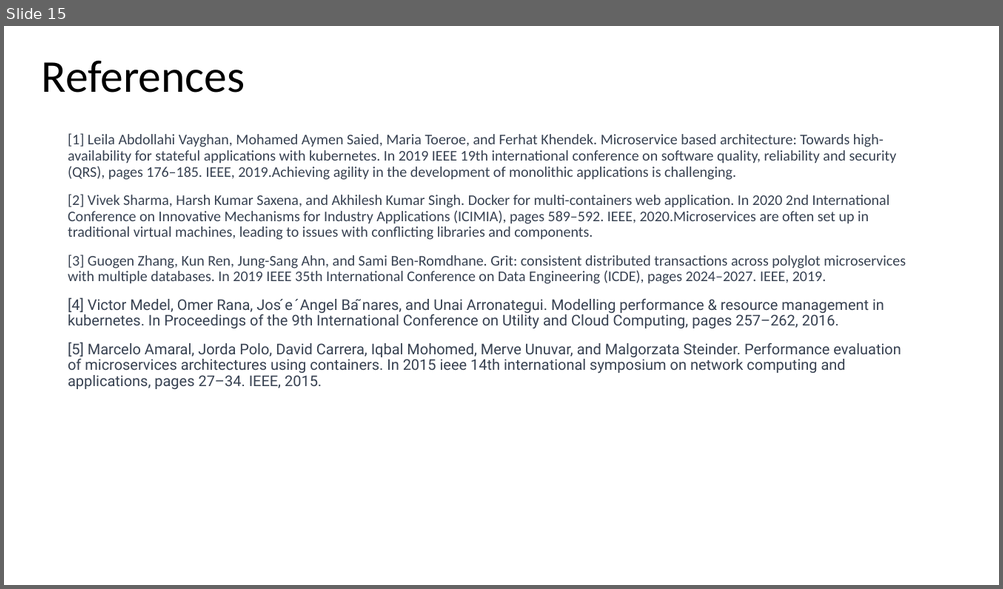
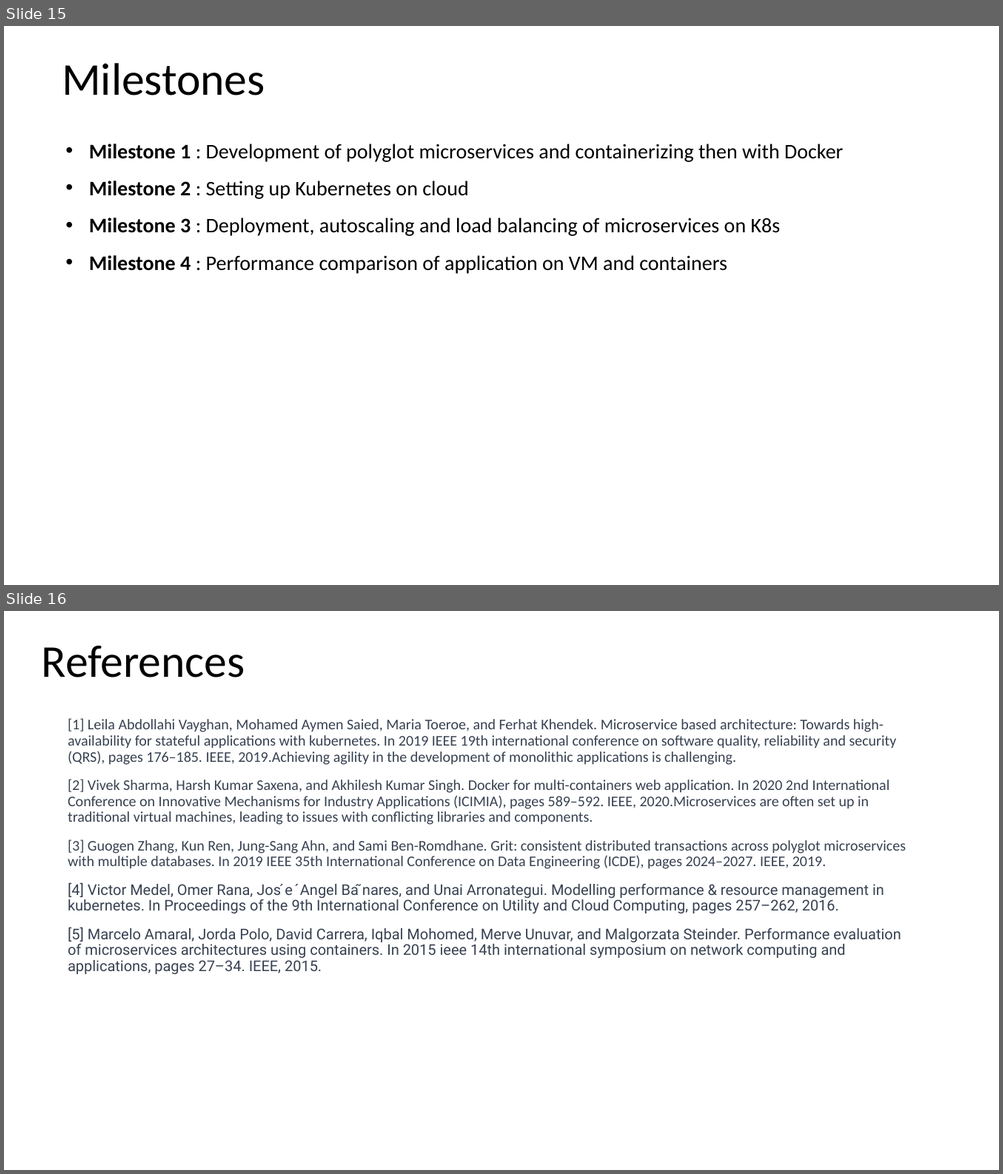
Before and after one commit to vyepuri/capstone-project-team5, a slide deck: Presentations/Presentation.pptx. Shown one above the other, each under a label of ours: slide 15 before the commit, slides 15 and 16 after it. The pictures are 1003x589 and 1003x1174 pixels, drawn with LibreOffice and Linux fonts; fonts in the diff are those of the drawing. Boxes give left, top, right and bottom in pixels: in the first picture for what was removed or moved away, otherwise in the second. Text is boxed around its words. In the diff, an @@ line names an element or a change of style, - is before the commit and + after.

```diff
--- a/Presentations/Presentation.pptx
+++ b/Presentations/Presentation.pptx
@@ slide 15 added at bbox=[4, 26, 999, 585], background #FFFFFF @@
@@ title added at bbox=[62, 63, 264, 96], 44 pt, text #000000 @@
+Milestones
@@ text added at bbox=[89, 144, 842, 274], 20 pt, text #000000 @@
+• Milestone 1 : Development of polyglot microservices and containerizing then with Docker
+• Milestone 2 : Setting up Kubernetes on cloud
+• Milestone 3 : Deployment, autoscaling and load balancing of microservices on K8s
+• Milestone 4 : Performance comparison of application on VM and containers
@@ what was slide 15 is now slide 16 @@
```
Also in this commit, not shown: 1 slide changed.
